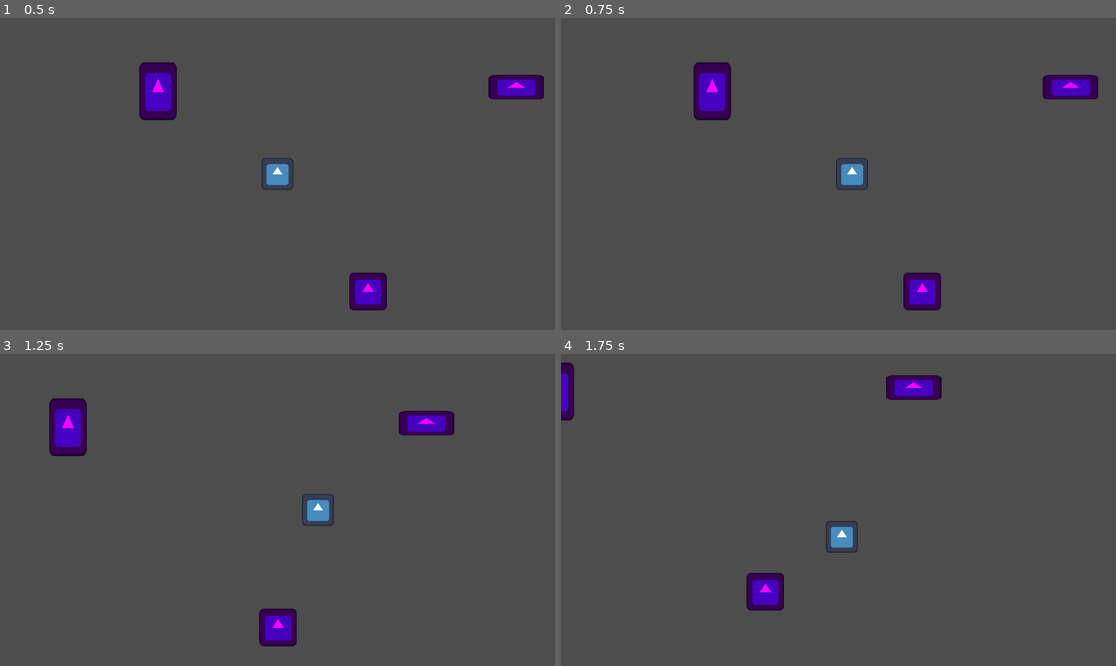
Above: before the commit, frames 1-4 (two rows, left to right).
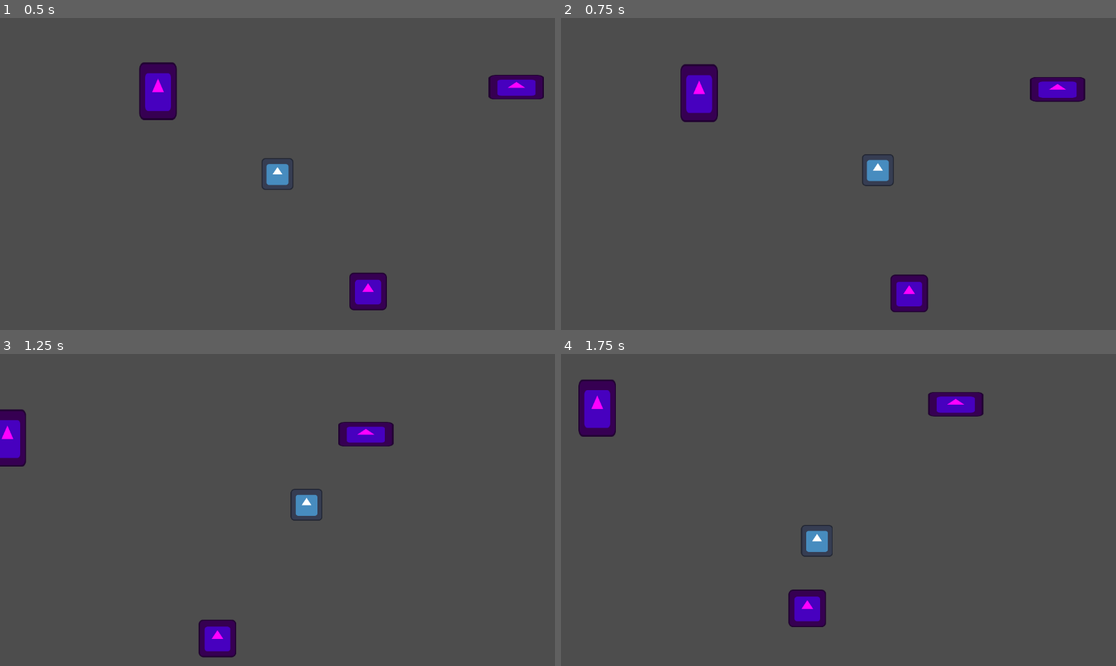
Above: after the commit, the same moments.

Repository: Gr8Grape/but-with-ice-physics
Game: Godot game, scene res://Scenes/test.tscn
Same seed, same stepped clock (60 frames per second), same inputs: the game is played once before the commit and once after it. The engine's default icon, where the game draws it, is replaced by a stand-in: a white triangle on a blue panel in a dark square.
Inputs (mouse positions are in pixels of both pictures, inside the frame that each line leads up to):
- Up to frame 1 (0.5 s): no input
- Up to frame 2 (0.75 s): tap Enter at 0.5 s; move the mouse to (960, 158) at 0.52 s; hold Right (right) from 0.53 s (still down); click (960, 158) at 0.6 s
- Up to frame 3 (1.25 s): keep holding Right (right)
- Up to frame 4 (1.75 s): move the mouse to (727, 525) at 1.27 s; release Right (right) at 1.28 s; hold Down (down) from 1.28 s (still down); click (727, 525) at 1.35 s

Frame 1 is identical in both runs. In frame 2, 3.7% of the frame differs, in the area x 21-97%, y 14-95%; in frame 3, 5.8%, in the area x 0-82%, y 14-98%; in frame 4, 5.4%.

Commit message:
Dash
Added dash. click in a direction you want to move in, and it will move you a speed equal to the dash mult times your normal speed.

Diff:
--- a/Scenes/player.gd
+++ b/Scenes/player.gd
@@ -4,6 +4,7 @@
 @export var strength := 50.0
 @export var accel := 5.0
 @export var bounciness := .7
+@export var dash_mult := 2
 
 var dir : Vector2
 var force_push : float
@@ -17,9 +18,14 @@
 func calc_force_push() -> void:
 	force_push = strength + velocity.length()
 
+func handle_input() -> void:
+	if Input.is_action_just_pressed("eject"):
+		velocity = speed * dash_mult * global_position.direction_to(get_global_mouse_position())
+
 func _physics_process(delta: float) -> void:
 	calc_force_push()
 	calc_dir()
+	handle_input()
 
 	if dir:
 		velocity = lerp(velocity, dir * speed, accel * delta)
--- a/project.godot
+++ b/project.godot
@@ -41,6 +41,16 @@
 , Object(InputEventKey,"resource_local_to_scene":false,"resource_name":"","device":-1,"window_id":0,"alt_pressed":false …(183 unchanged characters)…
 ]
 }
+grapple={
+"deadzone": 0.2,
+"events": [Object(InputEventMouseButton,"resource_local_to_scene":false,"resource_name":"","device":-1,"window_id":0,"alt_pressed":false,"shift_pressed":false,"ctrl_pressed":false,"meta_pressed":false,"button_mask":2,"position":Vector2(124, 15),"global_position":Vector2(133, 63),"factor":1.0,"button_index":2,"canceled":false,"pressed":true,"double_click":false,"script":null)
+]
+}
+eject={
+"deadzone": 0.2,
+"events": [Object(InputEventMouseButton,"resource_local_to_scene":false,"resource_name":"","device":-1,"window_id":0,"alt_pressed":false,"shift_pressed":false,"ctrl_pressed":false,"meta_pressed":false,"button_mask":1,"position":Vector2(201, 16),"global_position":Vector2(210, 64),"factor":1.0,"button_index":1,"canceled":false,"pressed":true,"double_click":false,"script":null)
+]
+}
 
 [layer_names]
 
